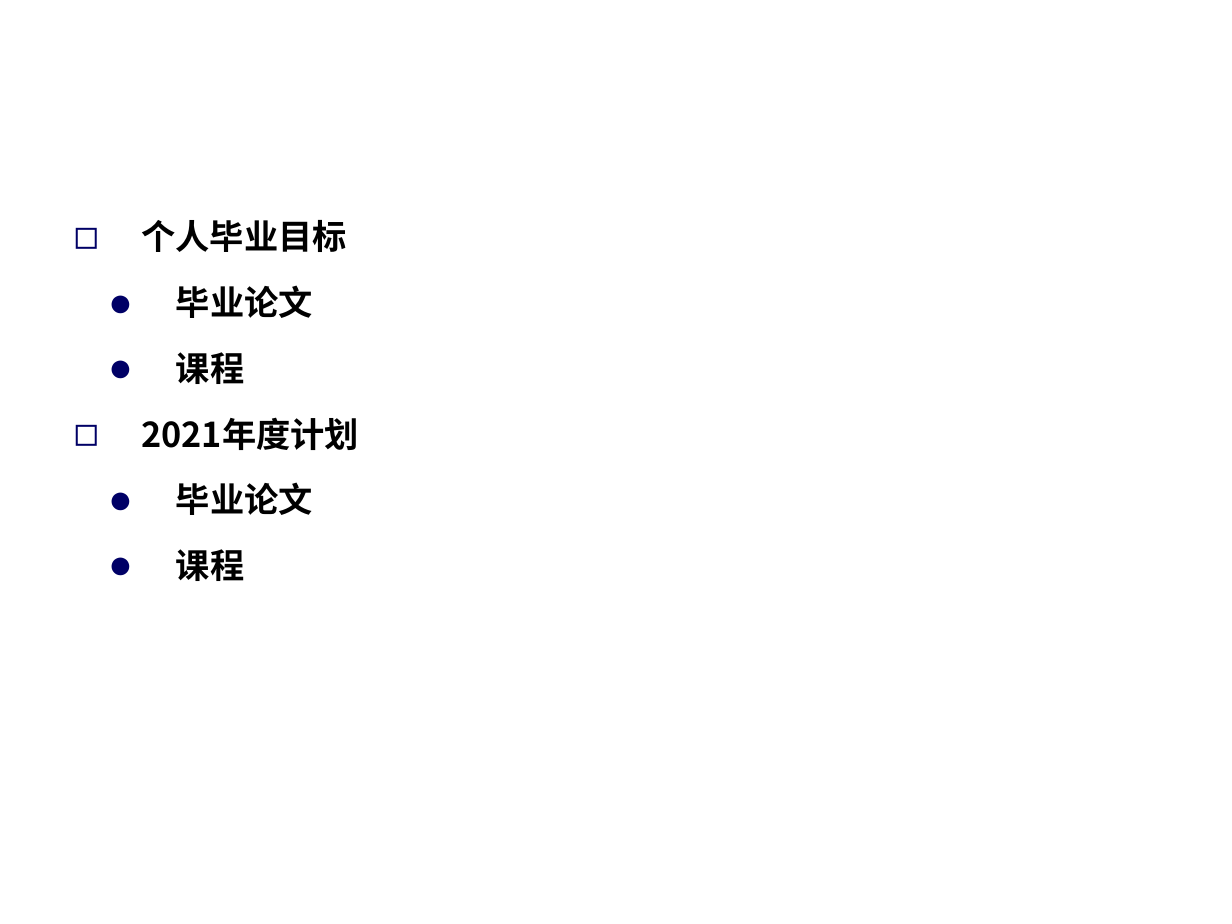
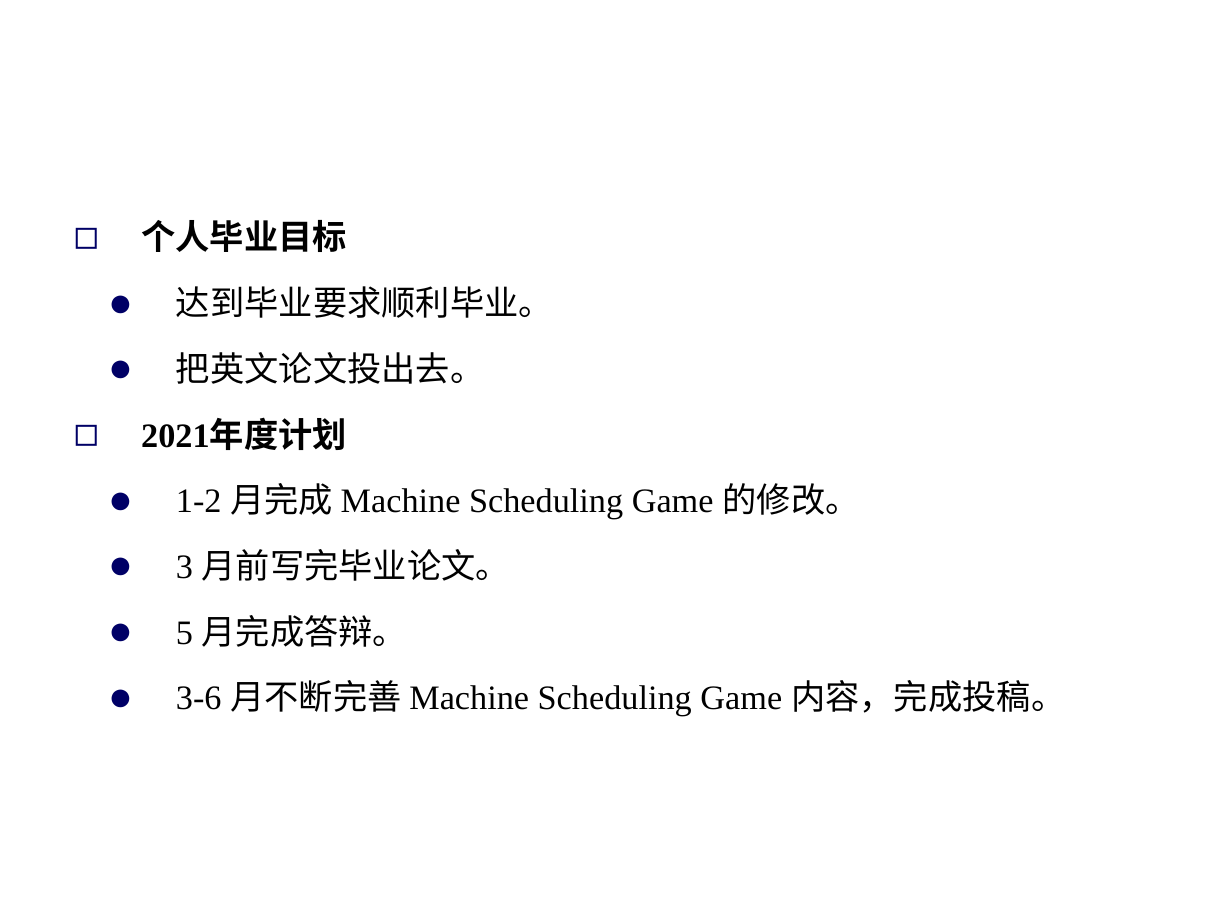
Before and after one commit to Dis-count/Writing, a slide deck: slide 4 of 2020年度总结lzk.ppt. Drawn at 1232x924 pixels with LibreOffice and Linux fonts; fonts in the diff are those of the drawing; background and template pictures are left out. Boxes give left, top, right and bottom in pixels: in the first picture for what was removed or moved away, otherwise in the second. Text is boxed around its words. In the diff, an @@ line names an element or a change of style, - is before the commit and + after.

```diff
--- a/2020年度总结lzk.ppt
+++ b/2020年度总结lzk.ppt
@@ text at box(141, 220, 347, 450): font Noto Sans CJK SC to Times New Roman in "个人毕业目标", "2021年度计划" @@
@@ text at box(176, 286, 553, 384): text changed; font Noto Sans CJK SC to Times New Roman; bold off @@
-  ● 毕业论文
-  ● 课程
+  ● 达到毕业要求顺利毕业。
+  ● 把英文论文投出去。
@@ text at box(176, 483, 1065, 716): text changed; font Noto Sans CJK SC to Times New Roman; bold off @@
-  ● 毕业论文
-  ● 课程
+  ● 1-2 月完成 Machine Scheduling Game 的修改。
+  ● 3 月前写完毕业论文。
+  ● 5 月完成答辩。
+  ● 3-6 月不断完善 Machine Scheduling Game 内容，完成投稿。
```
Also in this commit, not shown: 3 other slides changed, 2 other files.
